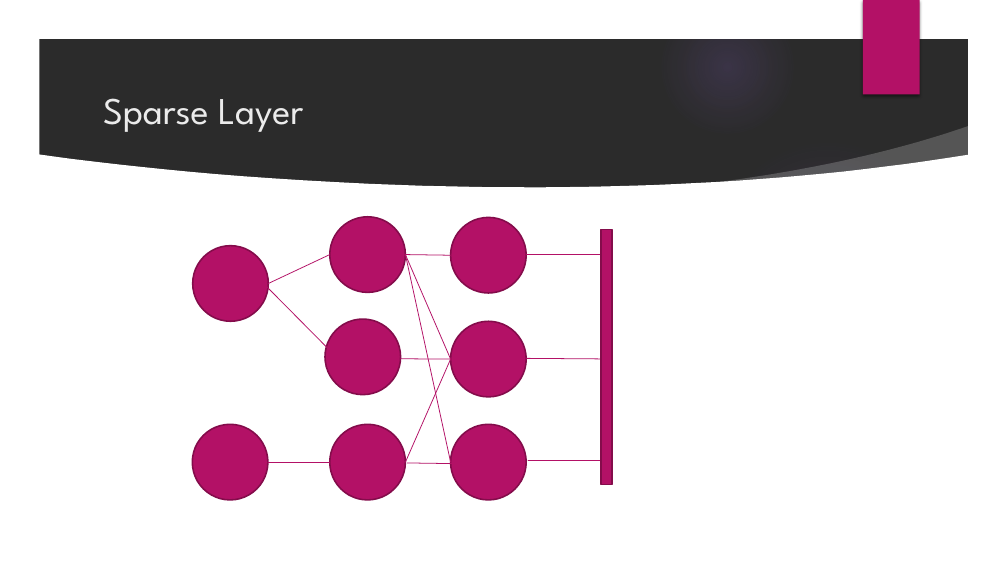
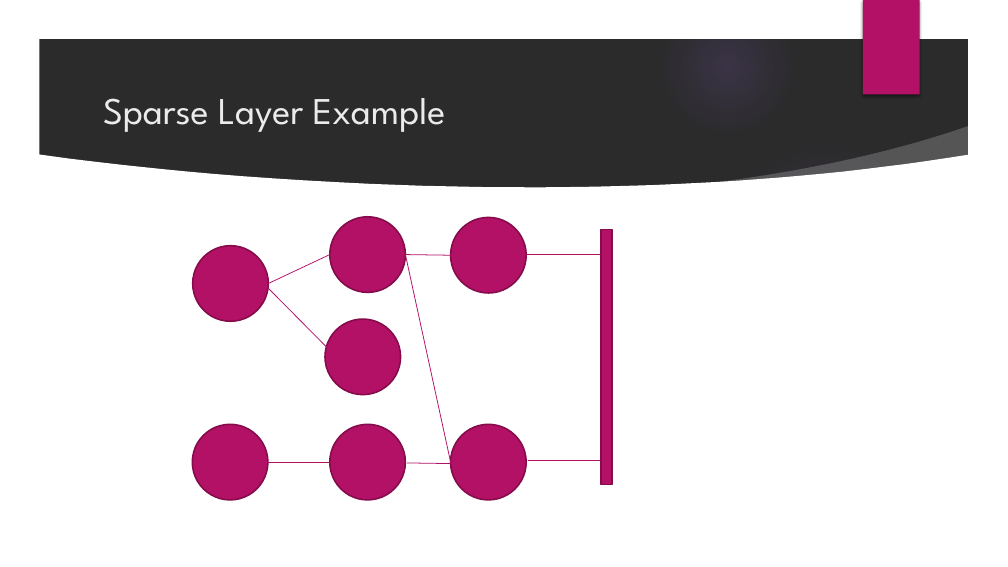
Before and after one commit to realdanielbyrne/tsneGatedMoE, a slide deck: slide 7 of PT-SNE Gated Mixture of Sparse Experts (PT-MoE).pptx (slide 10 before the commit). Drawn at 1008x567 pixels with LibreOffice and Linux fonts; fonts in the diff are those of the drawing; background and template pictures are left out; a plain dark background stands for a picture behind light text. Boxes give left, top, right and bottom in pixels: in the first picture for what was removed or moved away, otherwise in the second. Text is boxed around its words. In the diff, an @@ line names an element or a change of style, - is before the commit and + after.

```diff
--- a/PT-SNE Gated Mixture of Sparse Experts (PT-MoE).pptx
+++ b/PT-SNE Gated Mixture of Sparse Experts (PT-MoE).pptx
@@ title at <box>103,98,446,132</box>: text changed @@
-Sparse Layer
+Sparse Layer Example
@@ group removed at <box>401,255,603,462</box>: 4 lines, 1 ellipse @@
```
Also in this commit, not shown: 6 other slides changed, 2 slides added, 3 slides removed, 38 other files.
